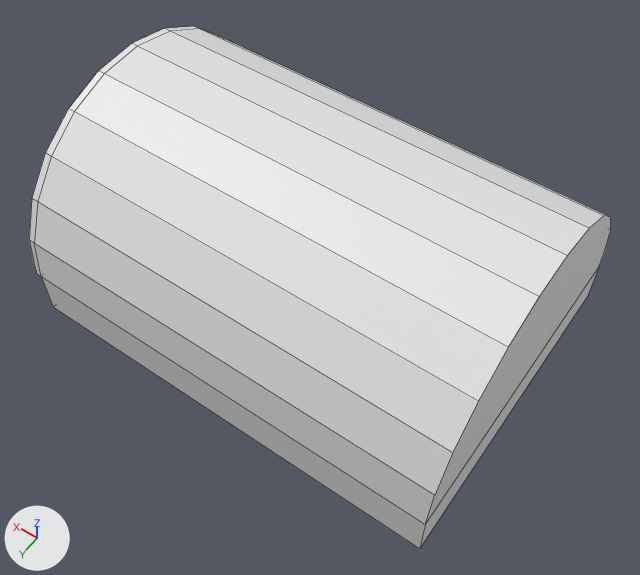
What one commit did to the Blender file asset_main_city/tavern.blend.
Rendered twice from a 50 mm lens placed at (-14.2, 20.0, 32.3), pointed at (-1.1, 1.6, 3.4). Every picture has the same lights, and +X, +Y and +Z are marked at lower left. Mesh edges are drawn as thin lines.

Script lines for the objects in view, before the commit:
```python
me_cylinder = bpy.data.meshes.new('Cylinder')
me_cylinder.from_pydata(...)  # 82 vertices, 59 faces; spans x -7.3..2.2, y -7.3..7.3, z -9.8..10.1
ob_cylinder = bpy.data.objects.new('Cylinder', me_cylinder)
ob_cylinder.location = (0.0, 0.0, 2.07)
ob_cylinder.rotation_euler = (0.0, 1.571, 0.0)  # degrees (0, 90, 0)
```
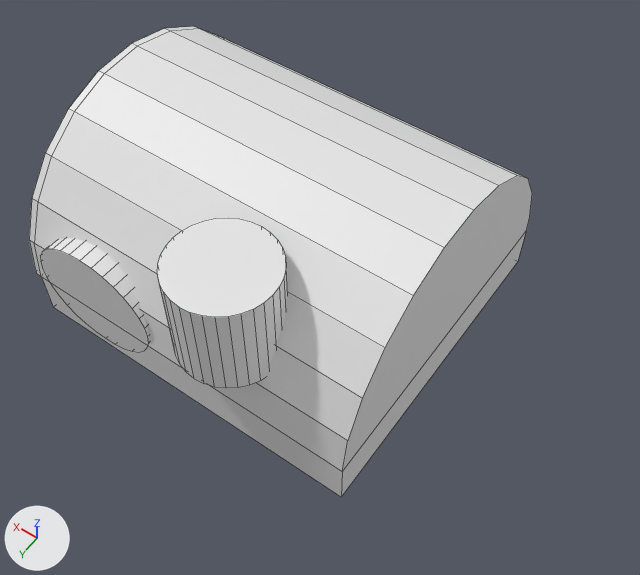
What differs and where, as boxes (x1, y1, x2, y2) in the pictures (640 x 575 px):
'Cylinder', reshaped (14% narrower, 10% shorter)
    before: (29, 26, 611, 549)
    after: (29, 26, 532, 497)
'Cylinder.002', added
    after: (157, 218, 288, 388)
'Cylinder.001', added
    after: (40, 238, 149, 345)
part 1 of me_cylinder, built on
    before: (37, 173, 611, 549)
    after: (37, 173, 532, 497)

Patch to the scene script:
```diff
--- a/asset_main_city/tavern.blend.py
+++ b/asset_main_city/tavern.blend.py
@@ me_cylinder @@
 # used by ob_cylinder; location = (0.0, 0.0, 2.07); rotation_euler = (0.0, 1.571, 0.0), in degrees (0, 90, 0)
-me_cylinder.from_pydata(...)  # 82 vertices, 59 faces; spans x -7.3..2.2, y -7.3..7.3, z -9.8..10.1
+me_cylinder.from_pydata(...)  # 90 vertices, 64 faces; spans x -7.3..2.2, y -7.3..7.3, z -6.2..10.1
+# me_cylinder part 1
+# 1 face is deleted
+# 15 vertices in x -7.3..2.2, y -7.3..7.3, z -9.8 move by (0.0, 0.0, 3.6)
+# 8 vertices are added at x 0.2..2.2, y -0.7..0.7, z 7.8..9.8
+# 6 new faces join them
@@ me_cylinder_002 @@
+me_cylinder_002.from_pydata(...)  # a 32-sided cylinder along z spanning x -1.0..1.0, y -2.32..-0.32, z -1.0..1.0
@@ me_cylinder_001 @@
+me_cylinder_001.from_pydata(...)  # a 32-sided cylinder along z spanning x -1.0..1.0, y -1.0..1.0, z -1.0..1.0
@@ ob_cylinder_002 @@
+ob_cylinder_002 = bpy.data.objects.new('Cylinder.002', me_cylinder_002)
+ob_cylinder_002.location = (-0.29, 9.18, 6.71)
+ob_cylinder_002.scale = (2.19, 2.19, 2.19)
@@ ob_cylinder_001 @@
+ob_cylinder_001 = bpy.data.objects.new('Cylinder.001', me_cylinder_001)
+ob_cylinder_001.location = (6.41, 4.32, 2.84)
+ob_cylinder_001.rotation_euler = (1.571, 0.0, 0.0)  # degrees (90, 0, 0)
+ob_cylinder_001.scale = (3.02, 2.67, 3.02)
```
